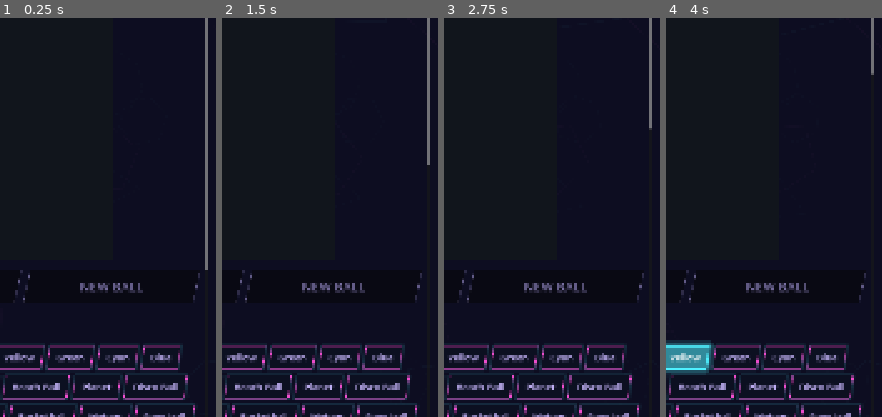
Above: before the commit, frames 1-4 (left to right).
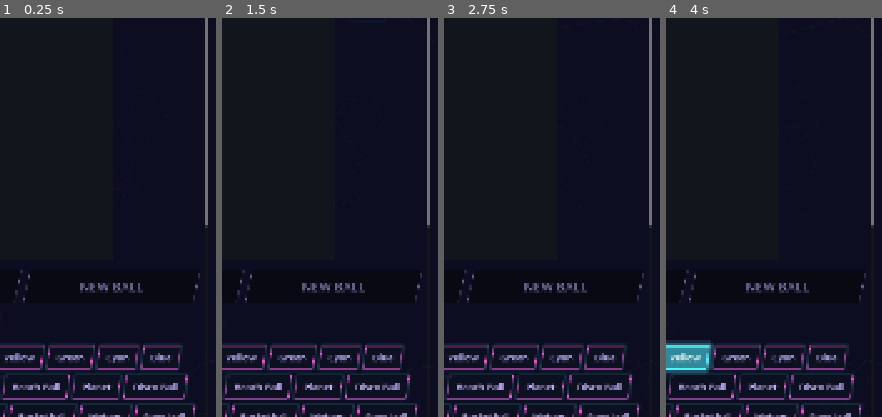
Above: after the commit, the same moments.

Repository: Sovereign-Axe-Studios/Sovereign-Ballgame
Game: Godot game, scene res://scenes/asset_viewer.tscn
Same seed, same stepped clock (60 frames per second), same inputs: the game is played once before the commit and once after it. This scene is started directly instead of the project's main scene.
Inputs:
- Up to frame 1 (0.25 s): no input
- Up to frame 2 (1.5 s): click "Classic" at 0.5 s; click "Classic" at 1.25 s
- Up to frame 3 (2.75 s): click "Red" at 2 s
- Up to frame 4 (4 s): click "Orange" at 2.75 s; click "Yellow" at 3.5 s
The pictures show only the part of the screen within x 44-94%, y 41-91%; the shares and areas given below are measured in that part.

The runs differ from the first frame. In frame 1, 0.2% of the frame differs, in the area x 94-97%, y 51-64%; in frame 2, 0.2%; in frame 3, 0.3%; in frame 4, 0.5%, in the area x 94-97%, y 13-52%.

Commit message:
fix(skins): stop hover duplicating picker rows; isolate the background preview; add block ramp preview
Hovering off a background chip re-added the Block and Launcher picker rows (they had ended up inside the hover handler), piling up extra rows. The background preview's SubViewport also shared the game's World2D, so it drew the game's blocks/balls and leaked its background into the game; it now has its own.

New: a wall of bricks from 1 to 100 beside the Block chips shows a skin's whole colour ramp, following hover like the background preview.

Diff:
--- a/game/scripts/palette.gd
+++ b/game/scripts/palette.gd
@@ -26,7 +26,11 @@
 ## block that asks for a health colour from then on -- ROYGBIV is still the
 ## default skin's ramp, just no longer hardcoded here.
 static func health_color(value: int, max_value: int = 100) -> Color:
-	var ramp: Array[Color] = Skins.block().ramp
+	return ramp_color(Skins.block().ramp, value, max_value)
+
+## A value's colour on any block ramp (the Skins menu previews ramps that
+## aren't selected yet).
+static func ramp_color(ramp: Array[Color], value: int, max_value: int = 100) -> Color:
 	var t := clampf(float(value) / float(maxi(1, max_value)), 0.0, 1.0)
 	var scaled := t * float(ramp.size() - 1)
 	var i := int(floor(scaled))
--- a/game/scripts/ui/background_preview.gd
+++ b/game/scripts/ui/background_preview.gd
@@ -25,6 +25,10 @@
 	add_child(container)
 	_viewport = SubViewport.new()
 	_viewport.size = Vector2i(view)
+	# Its own World2D: by default a SubViewport shares its parent's, and the
+	# 2D canvas lives in the World2D -- so it drew the game's blocks and balls,
+	# and the background node added here leaked into the game's canvas too.
+	_viewport.world_2d = World2D.new()
 	container.add_child(_viewport)
 	_flat = ColorRect.new()
 	_flat.size = view
--- /dev/null
+++ b/game/scripts/ui/block_ramp_preview.gd
@@ -0,0 +1,43 @@
+class_name BlockRampPreview
+extends Control
+## A small wall of bricks showing how a block skin colours the field: values
+## from 1 up to 100 (the top of the ramp), each brick drawn the way Block
+## draws itself, so you see the whole ramp as it reads in play. SkinsPanel
+## shows the hovered skin, falling back to the selected one.
+
+## Brick values, low to high, filled row by row.
+const VALUES: Array[int] = [1, 4, 8, 12, 18, 25, 33, 42, 52, 64, 80, 100]
+const COLS := 3
+const CELL := 72.0
+const GAP := 6.0
+
+var _skin: Skins.BlockSkin
+
+func _init() -> void:
+	var rows := ceili(float(VALUES.size()) / COLS)
+	custom_minimum_size = Vector2(COLS * CELL + (COLS - 1) * GAP, rows * CELL + (rows - 1) * GAP)
+	size_flags_horizontal = Control.SIZE_SHRINK_CENTER
+	size_flags_vertical = Control.SIZE_SHRINK_BEGIN
+	mouse_filter = Control.MOUSE_FILTER_IGNORE
+
+func show_skin(skin: Skins.BlockSkin) -> void:
+	_skin = skin
+	queue_redraw()
+
+func _draw() -> void:
+	if _skin == null:
+		return
+	var font := ThemeDB.fallback_font
+	for i in range(VALUES.size()):
+		var v := VALUES[i]
+		var pos := Vector2((i % COLS) * (CELL + GAP), (i / COLS) * (CELL + GAP))
+		var inset := CELL * Block.INSET_FRACTION
+		var r := Rect2(pos + Vector2.ONE * inset, Vector2.ONE * (CELL - inset * 2.0))
+		var color := Palette.ramp_color(_skin.ramp, v)
+		draw_rect(r, color, true)
+		draw_rect(r, color.lightened(0.25), false, 2.0)
+		var text := str(v)
+		var size := int(CELL * 0.3)
+		var w := font.get_string_size(text, HORIZONTAL_ALIGNMENT_LEFT, -1, size).x
+		draw_string(font, r.get_center() + Vector2(-w * 0.5, size * 0.35), text,
+			HORIZONTAL_ALIGNMENT_LEFT, -1, size, Palette.label_color(color))
--- a/game/scripts/ui/skins_panel.gd
+++ b/game/scripts/ui/skins_panel.gd
@@ -5,8 +5,9 @@
 ## Each category is a preview swatch, a title, and a row of NeonUI chips;
 ## locked skins are disabled "???" chips. Selection goes through `Skins`.
 ##
-## Backgrounds also get a live BackgroundPreview beside their chips, showing
-## the chip under the mouse and falling back to the selected one. A host with
+## Backgrounds also get a live BackgroundPreview beside their chips, and
+## blocks a BlockRampPreview (a wall of bricks across the colour ramp); both
+## show the chip under the mouse and fall back to the selected one. A host with
 ## its own bigger preview (the Asset Viewer) turns that off and listens to
 ## `background_hovered` instead.
 
@@ -18,6 +19,7 @@
 const BG_PREVIEW_SCALE := 0.2
 
 var _bg_preview: BackgroundPreview
+var _block_preview := BlockRampPreview.new()
 
 func _init(inline_background_preview: bool = true) -> void:
 	if inline_background_preview:
@@ -34,11 +36,30 @@
 		func() -> int: return Skins.background_index,
 		func(i: int) -> void: Skins.set_background(i),
 		_on_background_hover, _bg_preview))
-	# A method connection: disconnects itself when this panel is freed.
+	add_child(_category(_block_swatch(), "Block", Skins.picker_names(Skins.block_skins),
+		func() -> int: return Skins.block_index,
+		func(i: int) -> void: Skins.set_block(i),
+		_on_block_hover, _block_preview))
+	add_child(_category(_launcher_swatch(), "Launcher", Skins.picker_names(Skins.launcher_skins),
+		func() -> int: return Skins.launcher_index,
+		func(i: int) -> void: Skins.set_launcher(i)))
+	# Method connections: they disconnect themselves when this panel is freed.
 	Skins.changed.connect(_show_selected_background)
+	Skins.changed.connect(_show_selected_block)
 
 func _ready() -> void:
 	_show_selected_background()
+	_show_selected_block()
+
+## `i` = hovered block chip, -1 = the mouse left it.
+func _on_block_hover(i: int) -> void:
+	if i < 0 or Skins.block_skins[i].is_locked():
+		_show_selected_block()
+	else:
+		_block_preview.show_skin(Skins.block_skins[i])
+
+func _show_selected_block() -> void:
+	_block_preview.show_skin(Skins.block())
 
 ## `i` = hovered chip, -1 = the mouse left it (show the selection again).
 ## Locked backgrounds stay hidden, like their ??? chips.
@@ -50,12 +71,6 @@
 
 func _show_selected_background() -> void:
 	background_hovered.emit(Skins.background())
-	add_child(_category(_block_swatch(), "Block", Skins.picker_names(Skins.block_skins),
-		func() -> int: return Skins.block_index,
-		func(i: int) -> void: Skins.set_block(i)))
-	add_child(_category(_launcher_swatch(), "Launcher", Skins.picker_names(Skins.launcher_skins),
-		func() -> int: return Skins.launcher_index,
-		func(i: int) -> void: Skins.set_launcher(i)))
 
 ## Swatch + title, then a chip per option (radio-style via ButtonGroup).
 ## `on_hover(i)` (optional) hears chip i entered, -1 when the mouse leaves one.
Not shown, added: game/scripts/ui/block_ramp_preview.gd.uid
Not shown, changed: game/docs/HANDOFF.md
